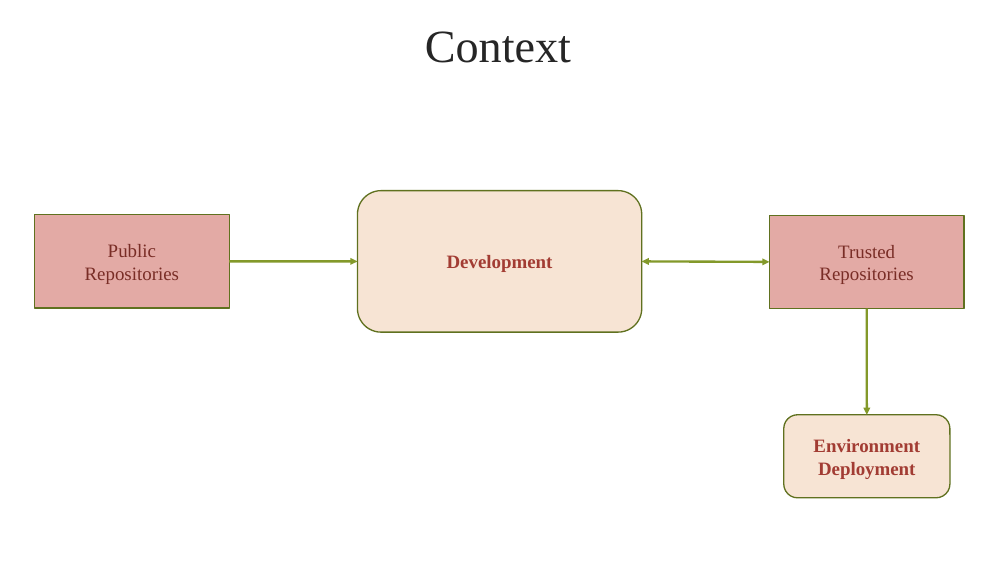
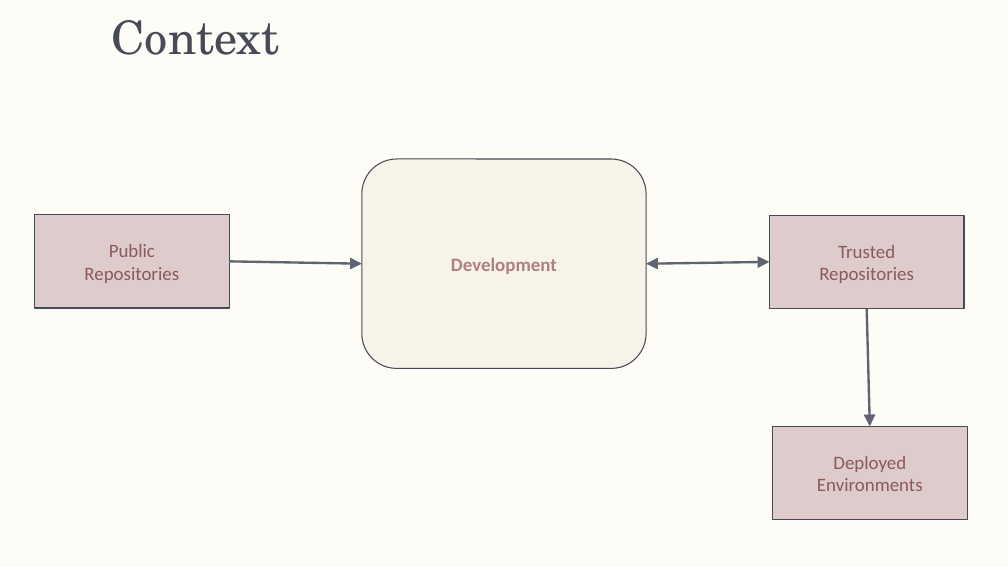
Before and after one commit to OpenSrcCM/CM-Plan-Site, a slide deck: slide 2 of app/doc/ModernDevelopmentProcess.pptx. Drawn at 1008x567 pixels with LibreOffice and Linux fonts; fonts in the diff are those of the drawing; background and template pictures are left out. Boxes give left, top, right and bottom in pixels: in the first picture for what was removed or moved away, otherwise in the second. Text is boxed around its words. In the diff, an @@ line names an element or a change of style, - is before the commit and + after.

```diff
--- a/app/doc/ModernDevelopmentProcess.pptx
+++ b/app/doc/ModernDevelopmentProcess.pptx
@@ background picture (left out) to #FEFCF7 @@
@@ title "Context" at (x1=112, y1=20, x2=280, y2=55): font Times New Roman to TeX Gyre Schola, text colour #262626 to #474B57; alignment centre to left; line spacing 1 to 0.99; vertical alignment middle to top @@
@@ rounded rectangle "Development" resized from (x1=358, y1=191, x2=642, y2=332) to (x1=362, y1=159, x2=647, y2=368) @@
@@ rounded rectangle "Development" at (x1=362, y1=159, x2=647, y2=368): font Times New Roman to Calibri, text colour #A23C33 to #AD8082; fill #F7E4D4 to #F8F3E8; outline #61711F 1.25 pt to #474954 1 pt @@
@@ rectangle "Public" at (x1=35, y1=215, x2=229, y2=308): font Times New Roman to Calibri, text colour #7A2D26 to #89595B; fill #E3AAA5 to #DECCCD; outline #61711F 1.25 pt to #474954 1 pt @@
@@ rectangle "Trusted" at (x1=770, y1=216, x2=964, y2=309): font Times New Roman to Calibri, text colour #7A2D26 to #89595B; fill #E3AAA5 to #DECCCD; outline #61711F 1.25 pt to #474954 1 pt @@
@@ arrow moved from (229, 262) - (358, 262) to (229, 262) - (362, 264) @@
@@ arrow (229, 262) - (362, 264): stroke #83992A 2.25 pt to #606372 2.25 pt @@
@@ double arrow moved from (642, 262) - (770, 262) to (647, 264) - (770, 262) @@
@@ double arrow (647, 264) - (770, 262): stroke #83992A 2.25 pt to #606372 2.25 pt @@
@@ arrow moved from (867, 309) - (867, 415) to (867, 309) - (870, 426) @@
@@ arrow (867, 309) - (870, 426): stroke #83992A 2.25 pt to #606372 2.25 pt @@
@@ rounded rectangle removed at (x1=784, y1=415, x2=951, y2=498) @@
-Environment
-Deployment
@@ rectangle added at (x1=773, y1=426, x2=967, y2=520), fill #DECCCD, outline #474954 1 pt, 18 pt, text #89595B @@
+Deployed Environments
```
Also in this commit, not shown: 2 other slides changed, 8 slides added, 7 other files.
